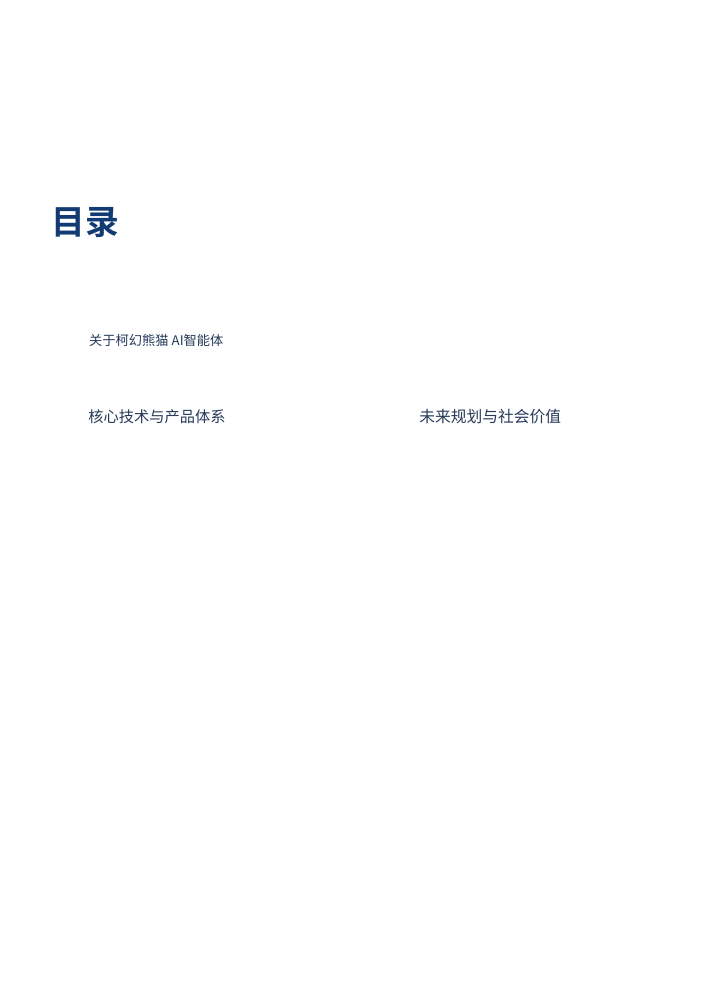
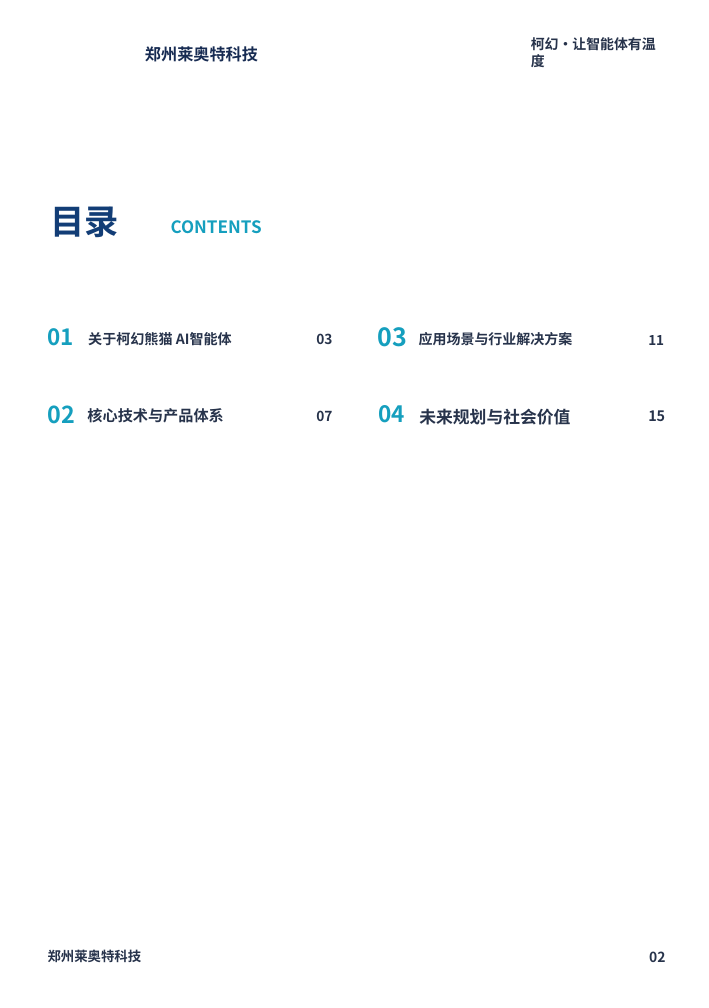
Before and after one commit to xiaoguo96/pdf2pptx, a slide deck: slide 3 of samples/output_测试3_editable.pptx. Drawn at 709x1008 pixels with LibreOffice and Linux fonts; fonts in the diff are those of the drawing; background and template pictures are left out. Boxes give left, top, right and bottom in pixels: in the first picture for what was removed or moved away, otherwise in the second. Text is boxed around its words. In the diff, an @@ line names an element or a change of style, - is before the commit and + after.

```diff
--- a/samples/output_测试3_editable.pptx
+++ b/samples/output_测试3_editable.pptx
@@ text added at bbox=[145, 46, 258, 62], 19.4 pt, text #172B52, bold @@
+郑州莱奥特科技
@@ text added at bbox=[531, 37, 656, 70], 16.7 pt, text #26324A, bold @@
+柯幻·让智能体有温度
@@ text "目录" at bbox=[51, 206, 120, 238]: size 40.6 to 41.2 pt, text colour #123A73 to #123D76 @@
@@ text added at bbox=[171, 220, 262, 234], 20.5 pt, text #159FBE, bold @@
+CONTENTS
@@ text added at bbox=[48, 328, 74, 346], 26.9 pt, text #159FBE, bold @@
+01
@@ text added at bbox=[378, 327, 408, 347], 30.1 pt, text #159FBE, bold @@
+03
@@ text "关于柯幻熊猫 AI智能体" at bbox=[88, 332, 232, 345]: size 15.9 to 16.9 pt, text colour #263A59 to #27334B, bold on @@
@@ text added at bbox=[316, 333, 332, 344], 16.5 pt, text #27334B, bold @@
+03
@@ text added at bbox=[419, 332, 573, 346], 16.8 pt, text #27334B, bold @@
+应用场景与行业解决方案
@@ text added at bbox=[648, 335, 664, 345], 16.2 pt, text #27334B, bold @@
+11
@@ text added at bbox=[48, 405, 75, 424], 28 pt, text #159FBE, bold @@
+02
@@ text "核心技术与产品体系" at bbox=[87, 408, 223, 423]: size 18.3 to 18.2 pt, text colour #263A59 to #27334B, bold on @@
@@ text added at bbox=[316, 410, 332, 421], 16.5 pt, text #27334B, bold @@
+07
@@ text added at bbox=[379, 405, 406, 423], 27.1 pt, text #159FBE, bold @@
+04
@@ text "未来规划与社会价值" at bbox=[419, 408, 570, 425]: size 18.9 to 20.2 pt, text colour #263A59 to #27334B, bold on @@
@@ text added at bbox=[648, 410, 665, 421], 17.3 pt, text #27334B, bold @@
+15
@@ text added at bbox=[48, 949, 142, 962], 16.1 pt, text #27334B, bold @@
+郑州莱奥特科技
@@ text added at bbox=[649, 951, 665, 962], 16.7 pt, text #27334B, bold @@
+02
```
Also in this commit, not shown: 7 other slides changed, 2 slides added, 2 slides removed, 26 other files.
